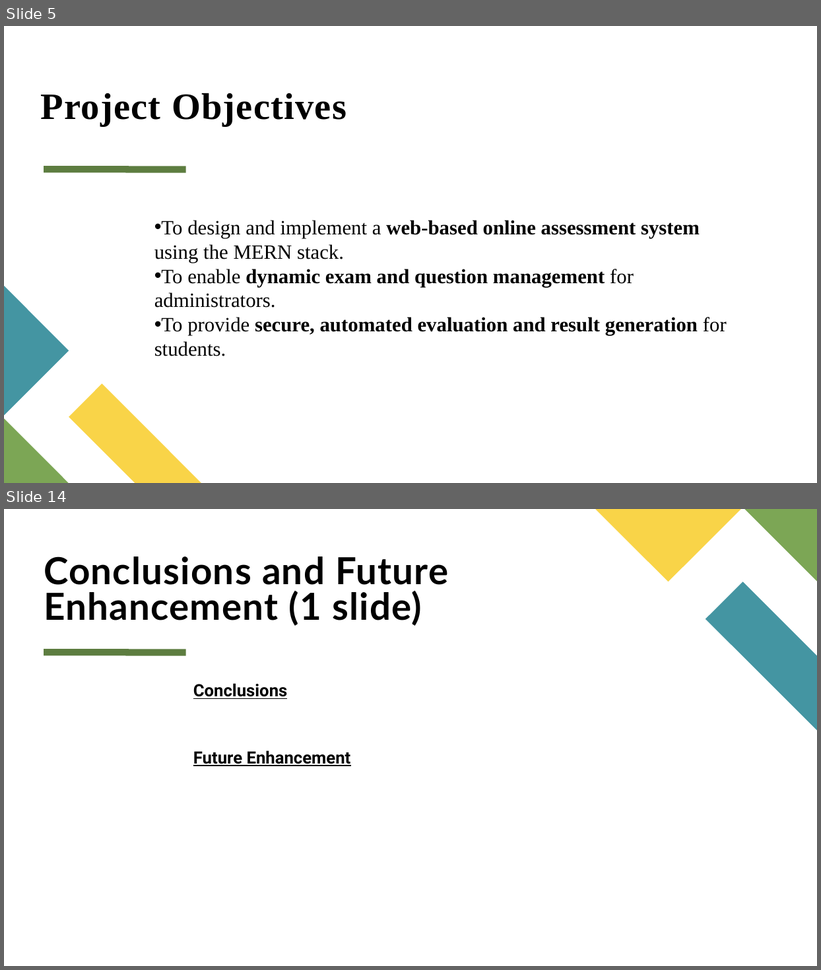
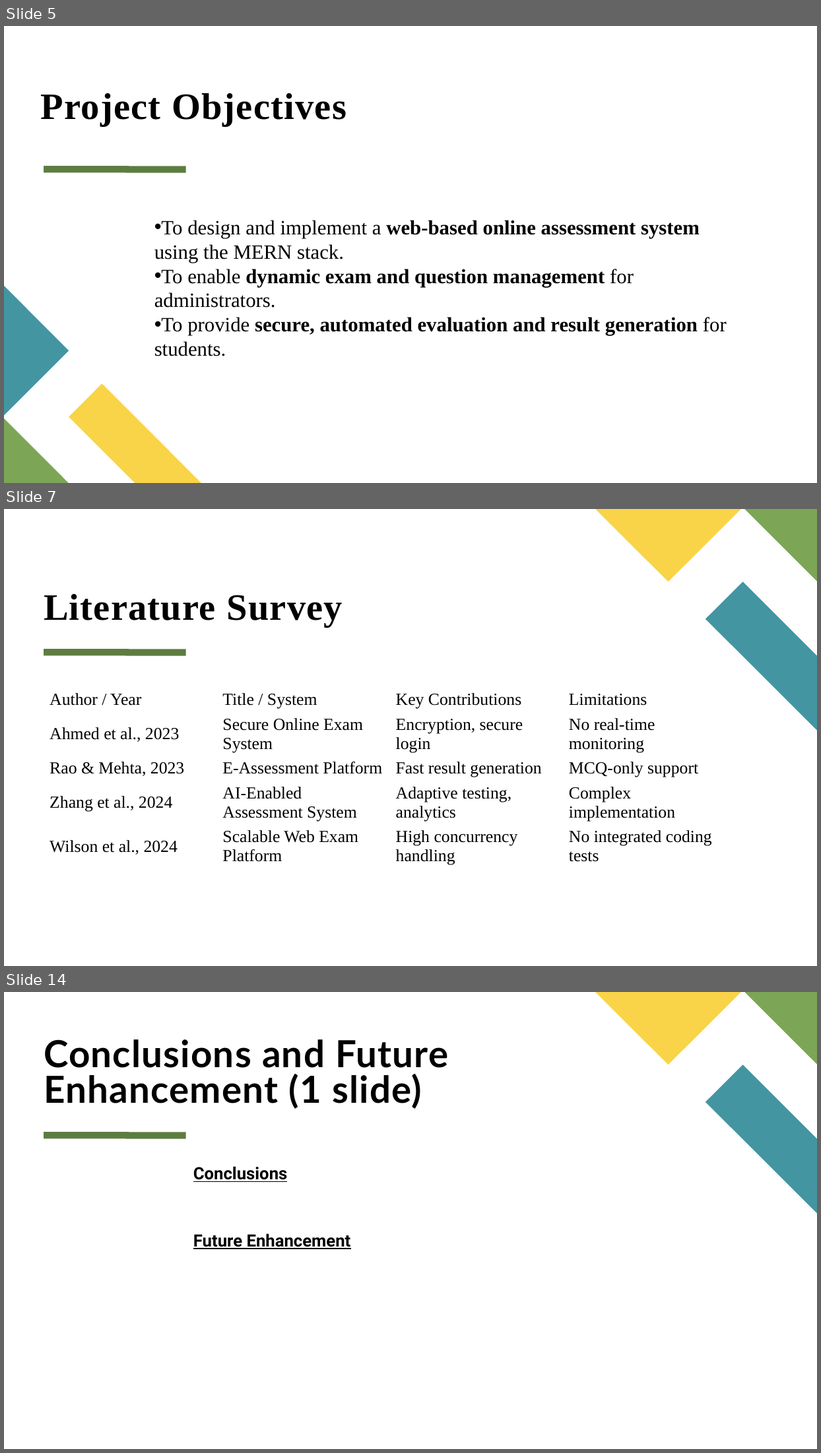
Before and after one commit to Jeevan-018/code-a-thon, a slide deck: Main Project Final Report/Presentation/Seminar PPT Template B24.pptx. Shown one above the other, each under a label of ours: slides 5 and 14 before the commit, slides 5, 7 and 14 after it; the slides between them are not shown. The pictures are 821x970 and 821x1453 pixels, drawn with LibreOffice and Linux fonts; fonts in the diff are those of the drawing; background and template pictures are left out. Boxes give left, top, right and bottom in pixels: in the first picture for what was removed or moved away, otherwise in the second. Text is boxed around its words. In the diff, an @@ line names an element or a change of style, - is before the commit and + after.

Commit message:
Update exam management, styles, and dashboard features

```diff
--- a/Main Project Final Report/Presentation/Seminar PPT Template B24.pptx
+++ b/Main Project Final Report/Presentation/Seminar PPT Template B24.pptx
@@ slide 7 added at (x1=4, y1=509, x2=817, y2=966), background #FFFFFF; not listed: 4 template elements that a slide beside it also shows @@
@@ title added at (x1=44, y1=594, x2=343, y2=627), 44 pt, text #000000, bold @@
+Literature Survey
@@ table added at (x1=44, y1=688, x2=737, y2=881), 5 rows, 4 columns @@
+Author / Year | Title / System | Key Contributions | Limitations
+Ahmed et al., 2023 | Secure Online Exam System | Encryption, secure login | No real-time monitoring
+Rao & Mehta, 2023 | E-Assessment Platform | Fast result generation | MCQ-only support
+Zhang et al., 2024 | AI-Enabled Assessment System | Adaptive testing, analytics | Complex implementation
+Wilson et al., 2024 | Scalable Web Exam Platform | High concurrency handling | No integrated coding tests
```
Also in this commit, not shown: 6 slides changed, 1 other slide added, 2 slides removed, 9 other files.
